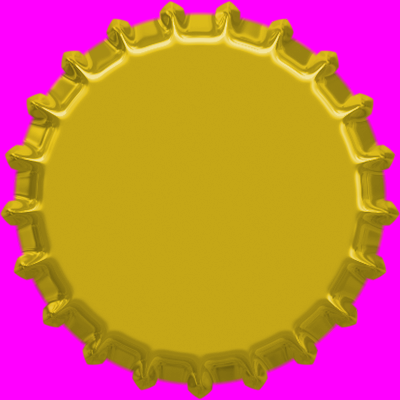
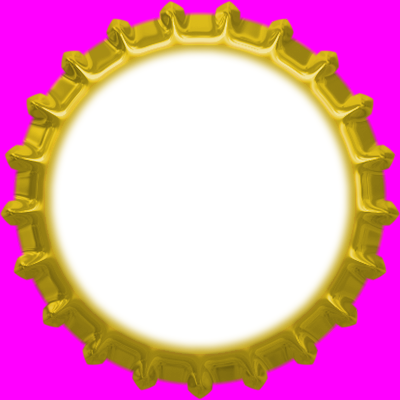
Before/after of a 400×400 layered artwork. What changed in the layer stack:
painted on "Gold" over (42, 41, 358, 357)
